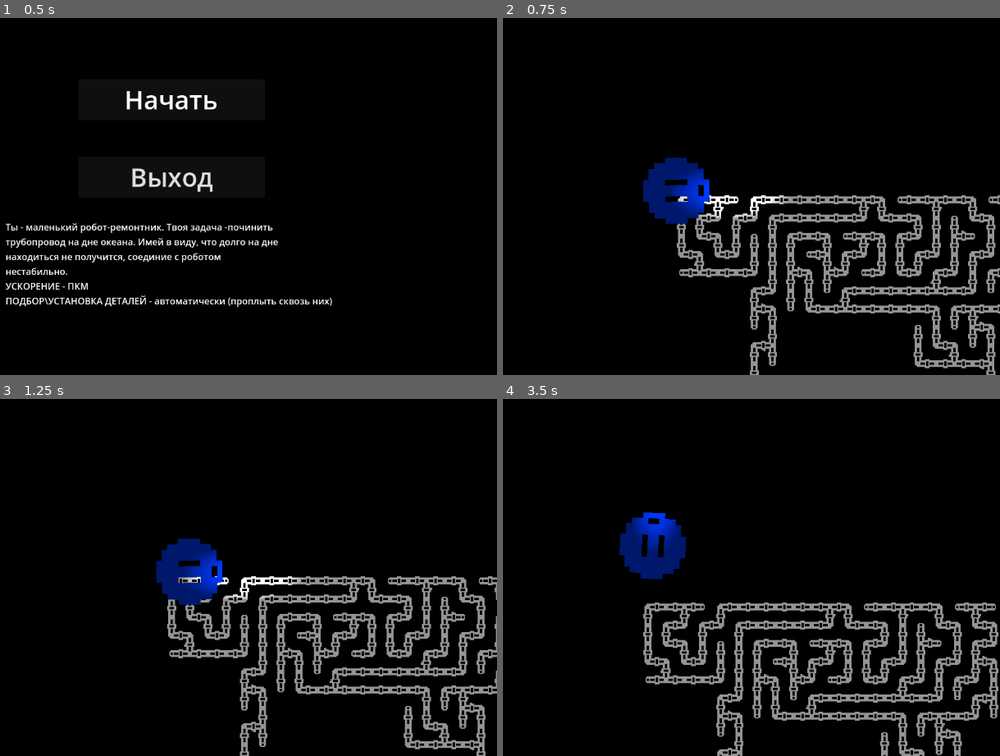
Above: before the commit, frames 1-4 (two rows, left to right).
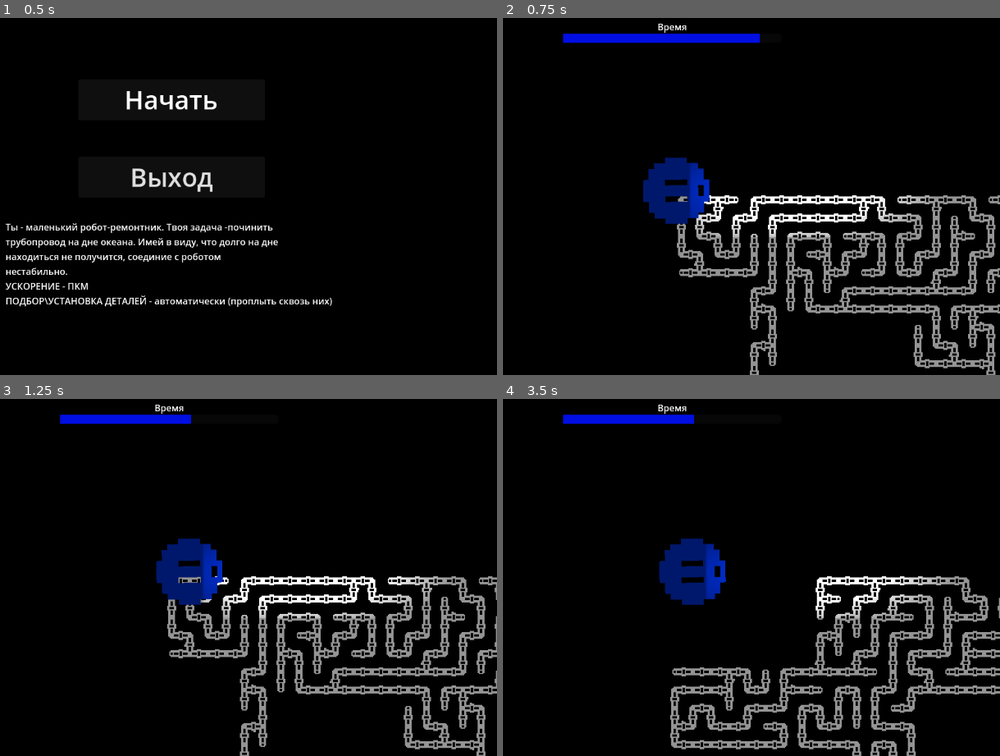
Above: after the commit, the same moments.

Repository: Overlord1704/PashtetJam1
Game: Godot game, scene res://scenes/StartMenu/start_menu.tscn
Two runs of this game, one before a commit and one after it. Both use one fixed random seed, a clock stepped at 60 frames per second and the inputs below.
Inputs (mouse positions are in pixels of both pictures, inside the frame that each line leads up to):
- Up to frame 1 (0.5 s): no input
- Up to frame 2 (0.75 s): click "Начать" at 0.5 s
- Up to frame 3 (1.25 s): no input
- Up to frame 4 (3.5 s): move the mouse to (816, 552) at 1.27 s; click (816, 552) at 1.42 s; move the mouse to (542, 591) at 2.02 s; click (542, 591) at 2.17 s; click (676, 481) at 2.75 s, where only the run after the commit has a clickable "Начать"

Frame 1 is identical in both runs. In frame 2, 3.0% of the frame differs, in the area x 12-85%, y 1-62%; in frame 3, 2.6%; in frame 4, 19%, in the area x 12-100%, y 1-100%.

Commit message:
Добавил таймер

Diff:
--- /dev/null
+++ b/scenes/Level/level.gd
@@ -0,0 +1,17 @@
+extends Node2D
+
+@export var player : CharacterBody2D
+
+func _ready():
+	player.take_object.connect(Take)
+	player.place_object.connect(Place)
+	player.quit_game.connect(QuitGame)
+
+func Take():
+	print("take")
+
+func Place():
+	print("place")
+
+func QuitGame():
+	get_tree().change_scene_to_file("res://scenes/StartMenu/start_menu.tscn")
--- a/scenes/Level/level.tscn
+++ b/scenes/Level/level.tscn
@@ -1,9 +1,12 @@
-[gd_scene load_steps=3 format=3 uid="uid://1t1cslvk6maj"]
+[gd_scene load_steps=4 format=3 uid="uid://1t1cslvk6maj"]
 
 [ext_resource type="PackedScene" uid="uid://cxs4qmnvhaqs2" path="res://scenes/Player/player.tscn" id="1_0m6js"]
-[ext_resource type="PackedScene" path="res://scenes/Level/location.tscn" id="2_phj4u"]
+[ext_resource type="Script" path="res://scenes/Level/level.gd" id="1_bgy22"]
+[ext_resource type="PackedScene" uid="uid://ch1ssmfxjtmxq" path="res://scenes/Level/location.tscn" id="2_phj4u"]
 
-[node name="Level" type="Node2D"]
+[node name="Level" type="Node2D" node_paths=PackedStringArray("player")]
+script = ExtResource("1_bgy22")
+player = NodePath("Player")
 
 [node name="Location" parent="." instance=ExtResource("2_phj4u")]
 
--- /dev/null
+++ b/scenes/Player/GameTimer/game_timer.gd
@@ -0,0 +1,11 @@
+extends Node2D
+class_name _GameTimer
+
+signal game_over
+
+# Called every frame. 'delta' is the elapsed time since the previous frame.
+func _process(delta):
+	$ProgressBar.value -= $ProgressBar.step
+	print($ProgressBar.value)
+	if $ProgressBar.value == 0:
+		game_over.emit()
--- /dev/null
+++ b/scenes/Player/GameTimer/game_timer.tscn
@@ -0,0 +1,28 @@
+[gd_scene load_steps=3 format=3 uid="uid://iqtcamt16khs"]
+
+[ext_resource type="Script" path="res://scenes/Player/GameTimer/game_timer.gd" id="1_32pfs"]
+
+[sub_resource type="StyleBoxFlat" id="StyleBoxFlat_ej2yh"]
+bg_color = Color(0.000860097, 0.0539646, 0.885957, 1)
+
+[node name="GameTimer" type="Node2D"]
+script = ExtResource("1_32pfs")
+
+[node name="ProgressBar" type="ProgressBar" parent="."]
+offset_right = 384.0
+offset_bottom = 16.0
+tooltip_text = "Время"
+theme_override_styles/fill = SubResource("StyleBoxFlat_ej2yh")
+step = 1.0
+value = 100.0
+show_percentage = false
+
+[node name="Label" type="Label" parent="."]
+texture_filter = 1
+offset_left = 160.0
+offset_top = -24.0
+offset_right = 224.0
+offset_bottom = -1.0
+text = "Время"
+horizontal_alignment = 1
+vertical_alignment = 1
--- a/scenes/Player/Player.gd
+++ b/scenes/Player/Player.gd
@@ -2,10 +2,14 @@
 
 signal take_object
 signal place_object
+signal quit_game
 
 @export var VelocityComponent : _VelocityComponent
 
 var MousePosition : Vector2
+
+func _ready():
+	$CanvasLayer/GameTimer.game_over.connect(GameOver)
 
 func _input(event):
 	### Отвечает за поворот персонажа ###
@@ -14,3 +18,6 @@
 
 func _physics_process(delta):
 	VelocityComponent.Move(self) # Перс двигается
+
+func GameOver():
+	quit_game.emit()
--- a/scenes/Player/player.tscn
+++ b/scenes/Player/player.tscn
@@ -1,7 +1,8 @@
-[gd_scene load_steps=9 format=3 uid="uid://cxs4qmnvhaqs2"]
+[gd_scene load_steps=10 format=3 uid="uid://cxs4qmnvhaqs2"]
 
 [ext_resource type="Script" path="res://scenes/Player/Player.gd" id="1_1pdg5"]
 [ext_resource type="Texture2D" uid="uid://cfuga4jo8atii" path="res://assets/Robot/robot_round_b.png" id="2_kttuv"]
+[ext_resource type="PackedScene" uid="uid://iqtcamt16khs" path="res://scenes/Player/GameTimer/game_timer.tscn" id="2_ldj8l"]
 [ext_resource type="PackedScene" uid="uid://yy5ob4wtn7fe" path="res://scenes/Player/VelocityComponent/velocity_component.tscn" id="3_rg40q"]
 [ext_resource type="PackedScene" uid="uid://yur5r2715hyo" path="res://scenes/Player/ControllerComponent/controller_component.tscn" id="4_c3ftc"]
 [ext_resource type="PackedScene" uid="uid://bgw4symbyd22u" path="res://scenes/TakeAndPlaceComponent/take_and_place_component.tscn" id="5_gy078"]
@@ -10,20 +11,25 @@
 size = Vector2(128, 128)
 
 [sub_resource type="Gradient" id="Gradient_yr2km"]
-offsets = PackedFloat32Array(0.246753, 0.967532)
+offsets = PackedFloat32Array(0, 0.967532)
 colors = PackedColorArray(1, 1, 1, 1, 0, 0, 0, 1)
 
 [sub_resource type="GradientTexture2D" id="GradientTexture2D_sofmp"]
 gradient = SubResource("Gradient_yr2km")
 fill = 1
-fill_from = Vector2(0.486239, 0.536697)
-fill_to = Vector2(0.986239, 0.775229)
+fill_from = Vector2(0.619266, 0.527523)
+fill_to = Vector2(0, 0.527523)
 
 [node name="Player" type="CharacterBody2D" node_paths=PackedStringArray("VelocityComponent")]
 collision_mask = 2
 motion_mode = 1
 script = ExtResource("1_1pdg5")
 VelocityComponent = NodePath("VelocityComponent")
+
+[node name="CanvasLayer" type="CanvasLayer" parent="."]
+
+[node name="GameTimer" parent="CanvasLayer" instance=ExtResource("2_ldj8l")]
+position = Vector2(384, 48)
 
 [node name="Sprite2D" type="Sprite2D" parent="."]
 modulate = Color(0, 0.160784, 0.729412, 1)
@@ -46,6 +52,6 @@
 position_smoothing_speed = 1.0
 
 [node name="PointLight2D" type="PointLight2D" parent="."]
-position = Vector2(96, 0)
-scale = Vector2(3.25, 1.5)
+position = Vector2(248, 0)
+scale = Vector2(-7.04207, 2.55635)
 texture = SubResource("GradientTexture2D_sofmp")
Not shown: 1 places in scenes/Level/location.tscn that only renumber resources
